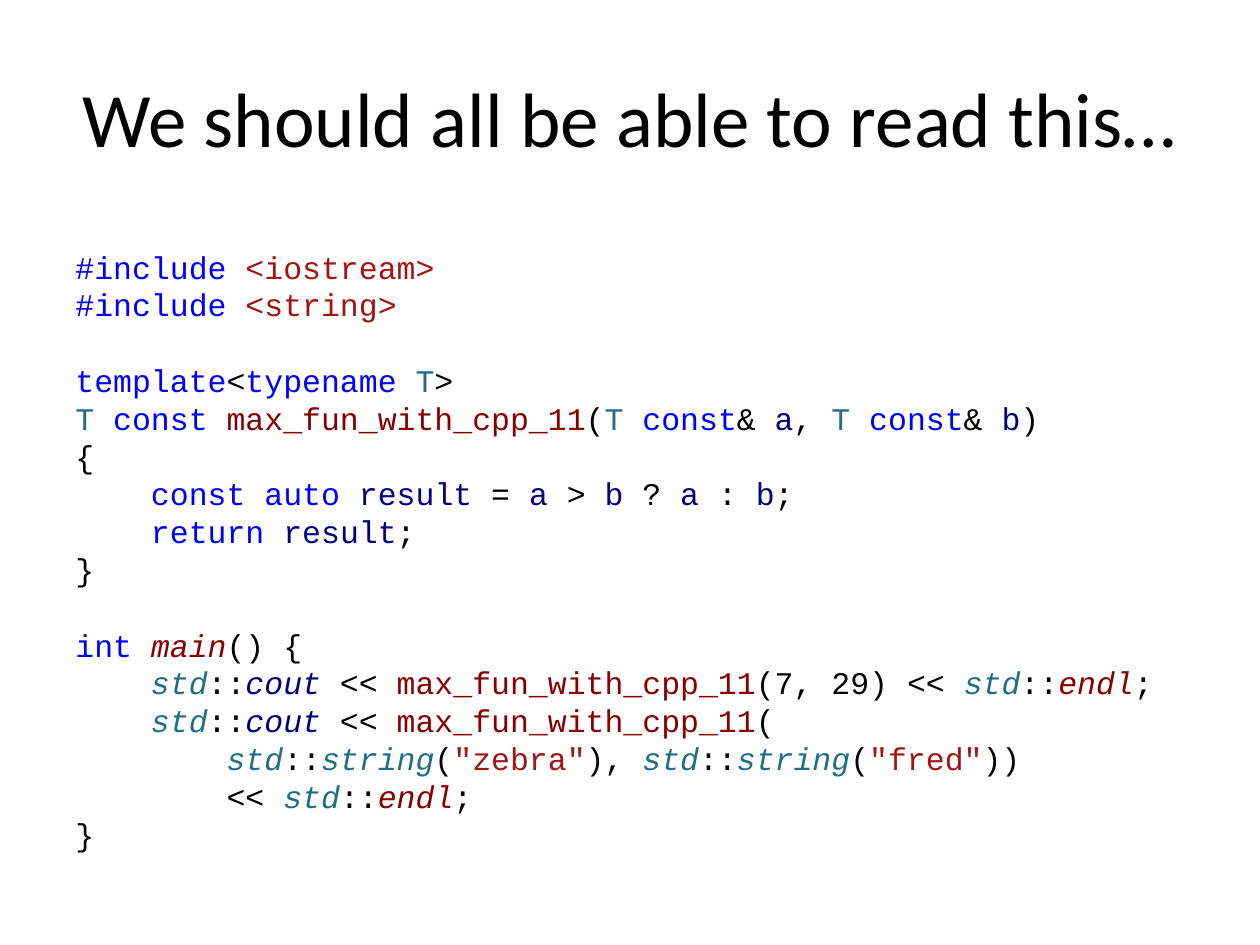
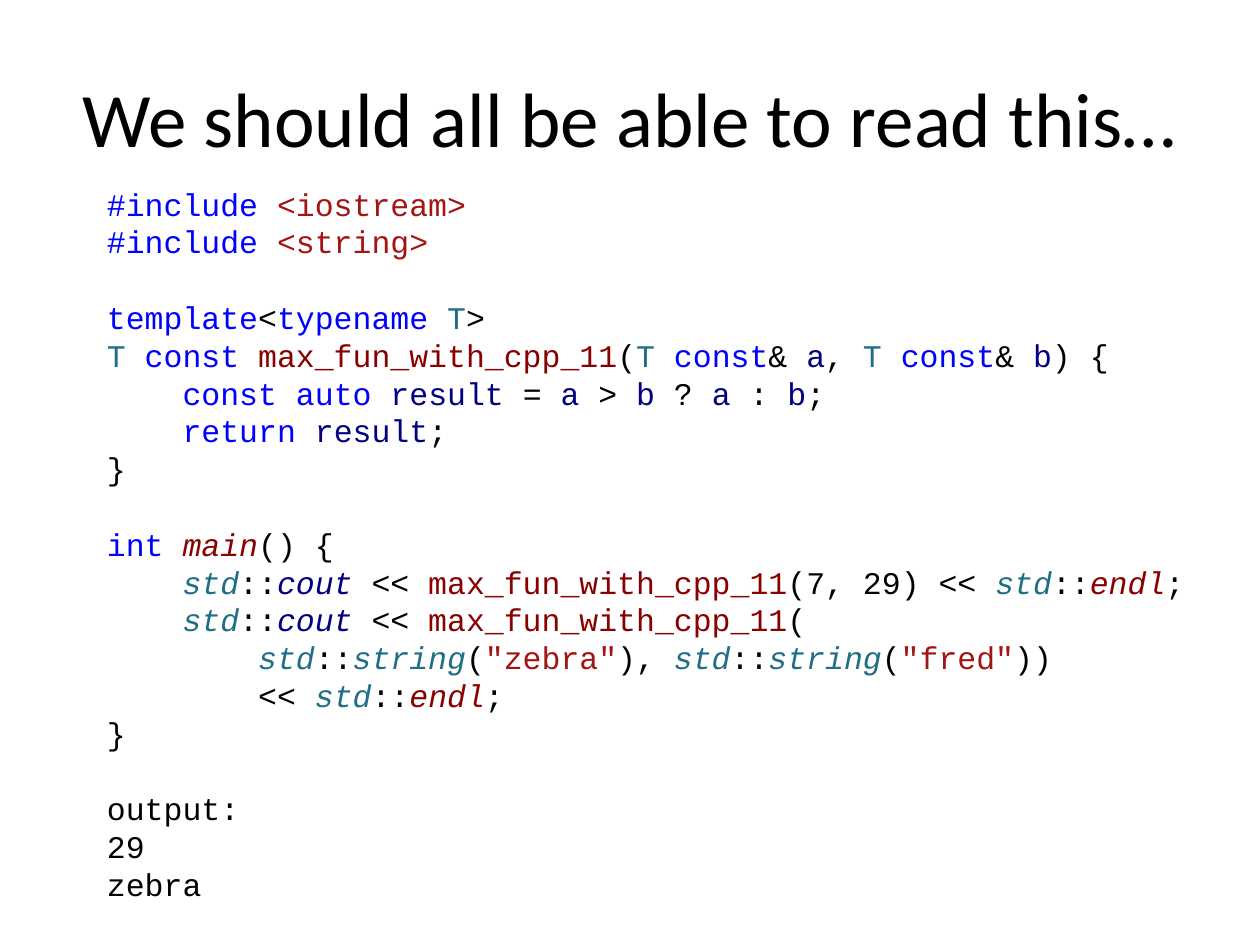
Before and after one commit to fellmad/FunWithCpp11, a slide deck: slide 29 of doc/Fun_with_C++11.pptx. Drawn at 1260x945 pixels with LibreOffice and Linux fonts; fonts in the diff are those of the drawing. Boxes give left, top, right and bottom in pixels: in the first picture for what was removed or moved away, otherwise in the second. Text is boxed around its words. In the diff, an @@ line names an element or a change of style, - is before the commit and + after.

Commit message:
pptx

```diff
--- a/doc/Fun_with_C++11.pptx
+++ b/doc/Fun_with_C++11.pptx
@@ text "#include <iostream>": place and size @@
-text "#include <iostream>" at [75,256,1153,814]
+text "#include <iostream>" at [107,193,1184,897]
@@ text at [107,344,1071,374]: text changed @@
-T const max_fun_with_cpp_11(T const& a, T const& b)
-{
+T const max_fun_with_cpp_11(T const& a, T const& b) {
@@ text at [107,799,239,897]: paragraphs added @@
+output:
+29
+zebra
```
Also in this commit, not shown: 5 other slides changed, 1 slide added, 1 other file.
